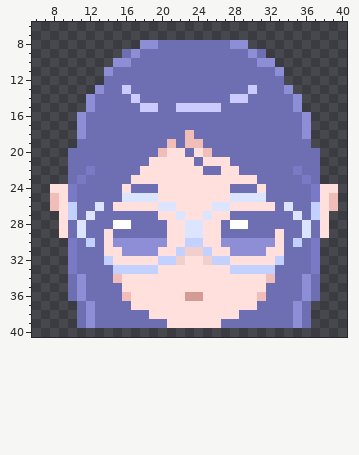
Two states of a pixel-art sprite, favicon/web-app-manifest-192x192.png. Above: the version before the commit.
The file is 192x192 pixels, drawn in blocks of 4x4; one block is one cell here. Shown: x 6..40, y 6..40.
Now the later version:
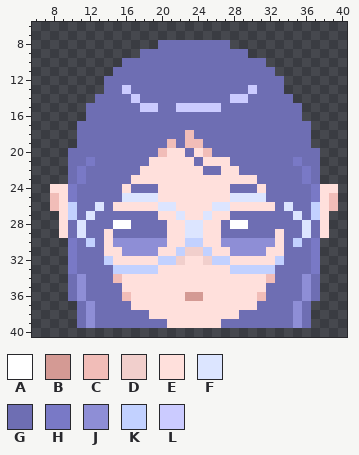
Palette (. is transparent): A #ffffff  B #d49a94  C #f1bdb8  D #f1cfcc  E #ffe0dc  F #dce5ff  G #6e6eb3  H #7979c6  J #8e8ed6  K #c2d1ff  L #cbcbff
Diff:
@@ x 6..40 @@
  7 ...................................
- 8 ............JJGGGGGGGGJJ...........
- 9 ..........GJGGGGGGGGGGGGJG.........
-10 .........JJGGGGGGGGGGGGGGJJ........
-11 ........JGGGGGGGGGGGGGGGGGGJ.......
+ 8 ..............GGGGGGGG.............
+ 9 ............GGGGGGGGGGGG...........
+10 ..........GGGGGGGGGGGGGGGG.........
+11 .........GGGGGGGGGGGGGGGGGG........
 12 ........GGGGGGGGGGGGGGGGGGGG.......
-13 .......JGGLGGGGGGGGGGGGGLGGGJ......
-14 ......JGGGGLGGGGGGGGGGLLGGGGGJ.....
-15 ......JGGGGGLLGGLLLLLGGGGGGGGJ.....
-16 .....JGGGGGGGGGGGGGGGGGGGGGGGGJ....
-17 .....JGGGGGGGGGGGGGGGGGGGGGGGGJ....
-18 .....JGGGGGGGGGGGCGGGGGGGGGGGGJ....
+13 ........GGLGGGGGGGGGGGGGLGGG.......
+14 .......GGGGLGGGGGGGGGGLLGGGGG......
+15 ......GGGGGGLLGGLLLLLGGGGGGGGG.....
+16 ......GGGGGGGGGGGGGGGGGGGGGGGG.....
+17 .....GGGGGGGGGGGGGGGGGGGGGGGGGG....
+18 .....GGGGGGGGGGGGCGGGGGGGGGGGGG....
 19 .....GGGGGGGGGGCGCCGGGGGGGGGGGG....
 20 ....GGGGGGGGGGCEEGECGGGGGGGGGGGG...
-21 ....GGGGGGGGGEEEEEGEEEGGGGGGGGGG...
-22 ....GGHGGGGGEEEEEEEGGEEGGGGGGHGG...
+21 ....GGHGGGGGGEEEEEGEEEGGGGGGGHGG...
+22 ....GHGGGGGGEEEEEEEGGEEGGGGGGGHG...
 23 ....GHGGGGGEEEEEEEEEEEEEEGGGGGHG...
